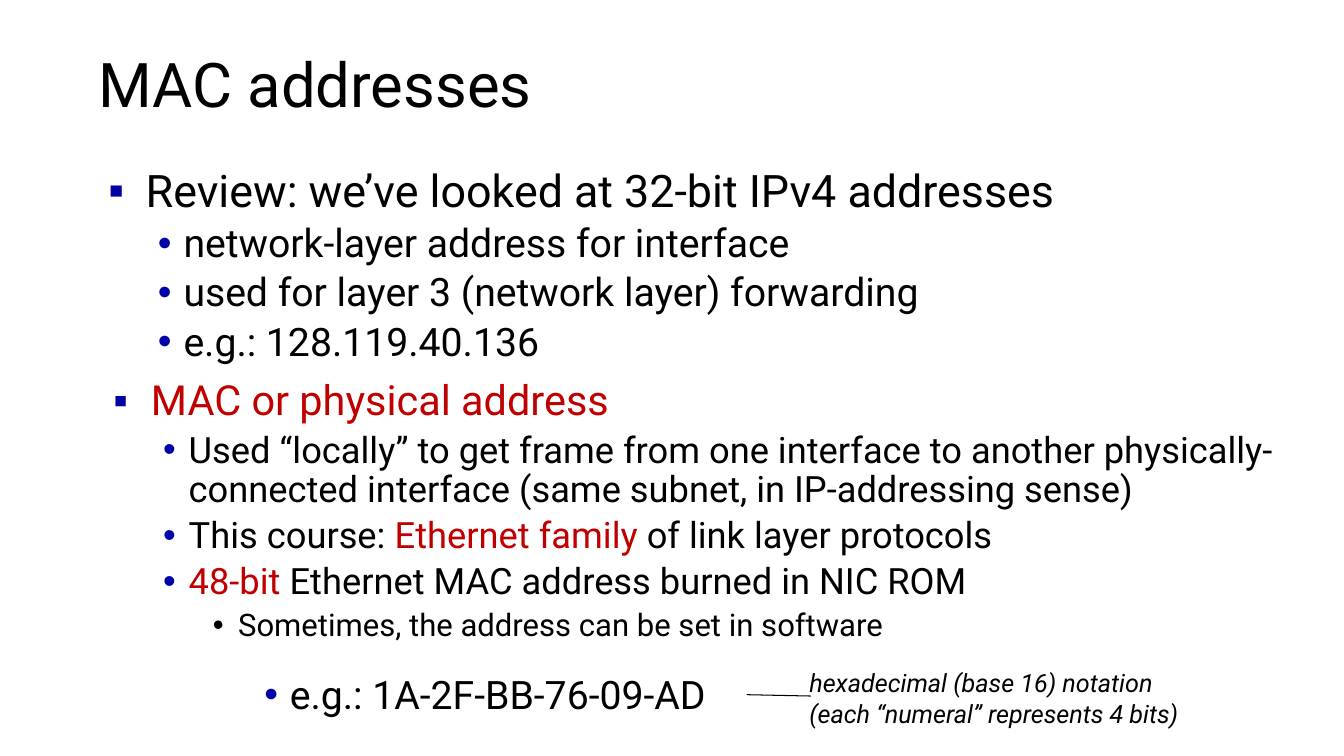
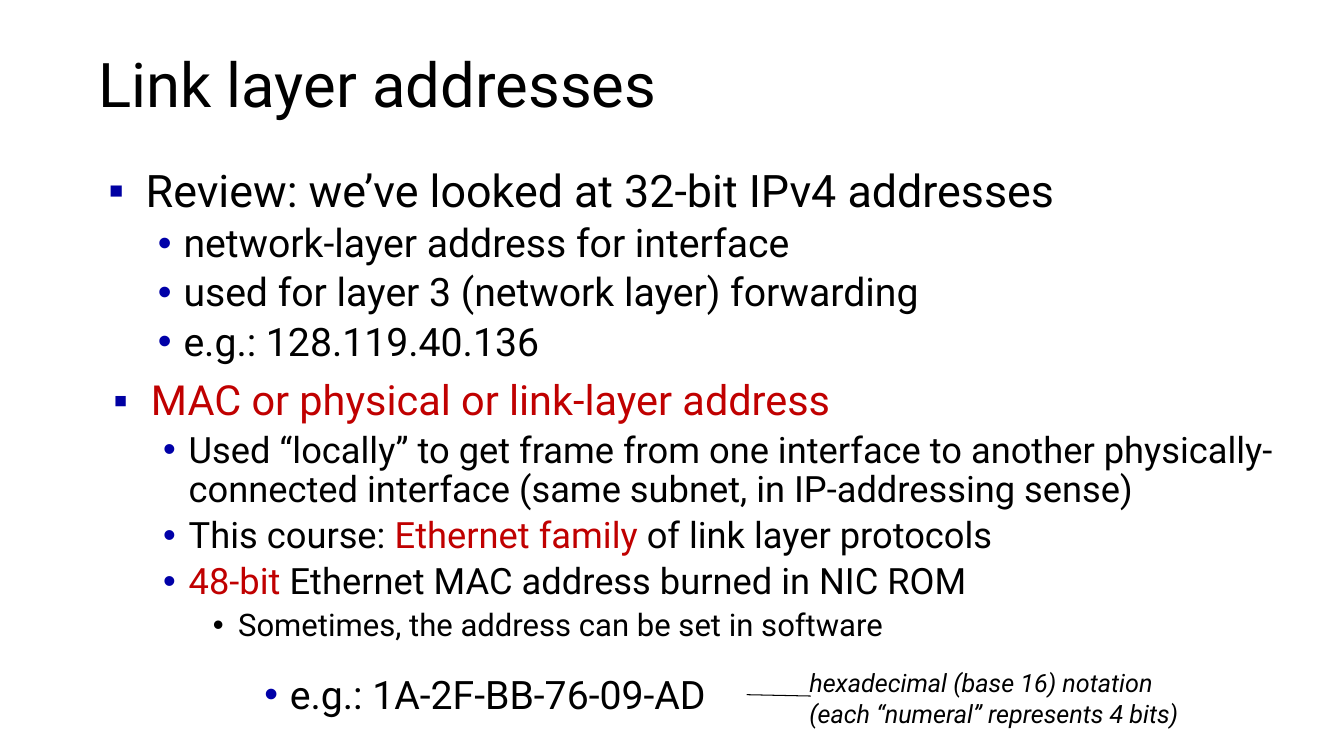
Before and after one commit to ngsrinivas/coursegen, a slide deck: slide 8 of ex/352-S21/staging/352-S21/lectures/link-addressing-error-detection-correction.pptx. Drawn at 1344x756 pixels with LibreOffice and Linux fonts; fonts in the diff are those of the drawing. Boxes give left, top, right and bottom in pixels: in the first picture for what was removed or moved away, otherwise in the second. Text is boxed around its words. In the diff, an @@ line names an element or a change of style, - is before the commit and + after.

Commit message:
Add final version of link layer error detection/correction lecture;

```diff
--- a/ex/352-S21/staging/352-S21/lectures/link-addressing-error-detection-correction.pptx
+++ b/ex/352-S21/staging/352-S21/lectures/link-addressing-error-detection-correction.pptx
@@ title at (98,60,657,120): text changed @@
-MAC addresses
+Link layer addresses
@@ text at (151,384,830,424): text changed @@
-▪ MAC or physical address
+▪ MAC or physical or link-layer address
```
Also in this commit, not shown: 10 other slides changed, 5 slides added, 1 slide removed, 3 other files.
